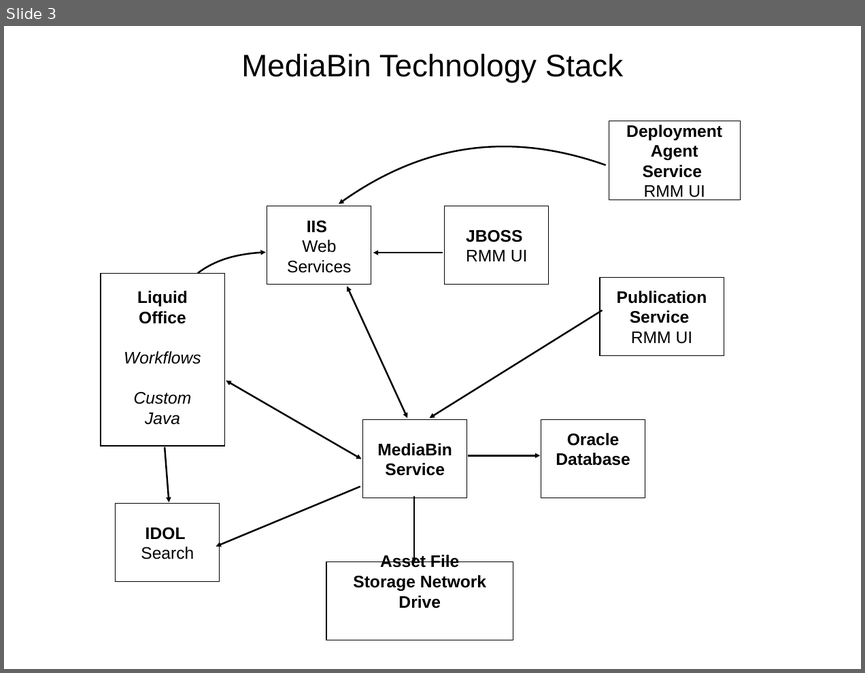
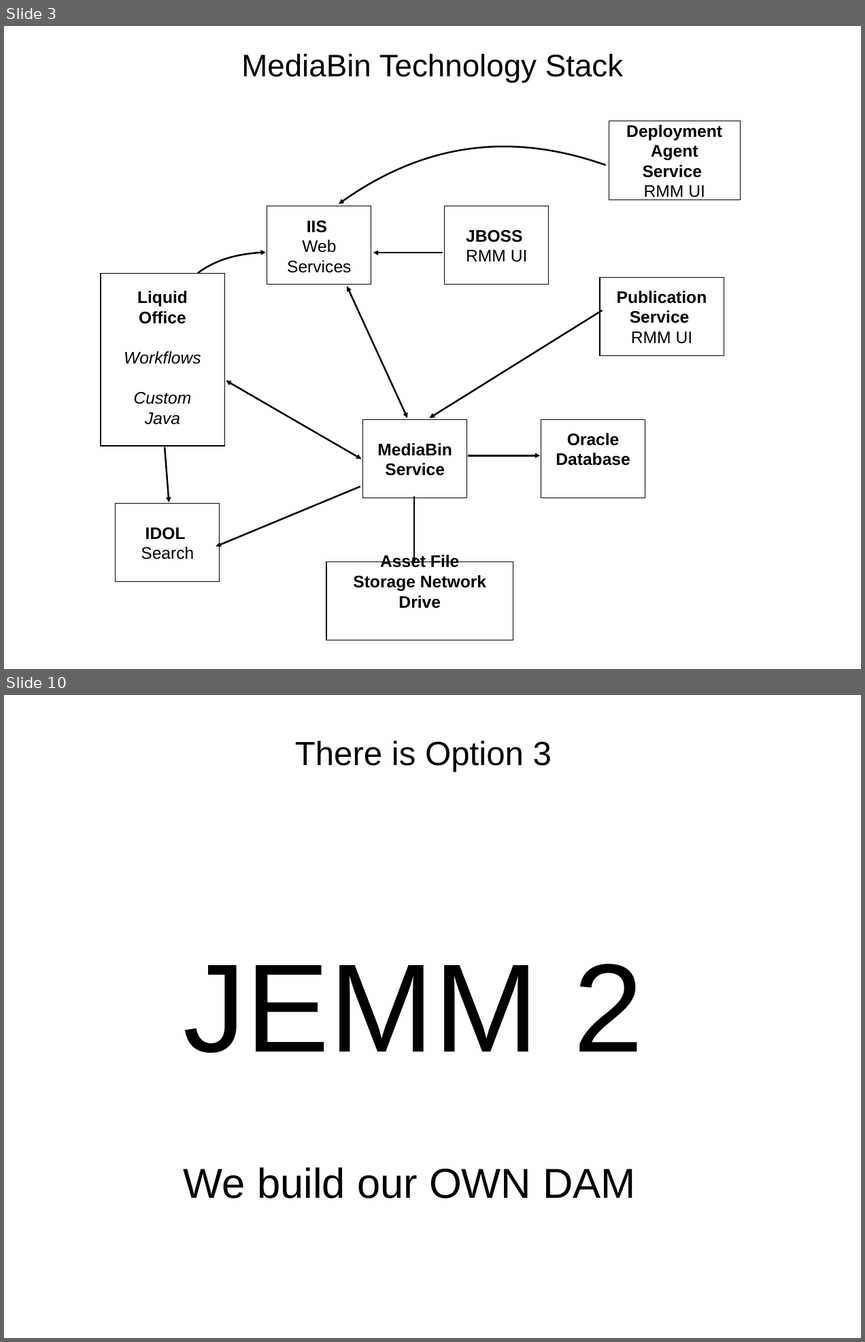
Before and after one commit to wshromoff/SOL, a slide deck: Files/Metadata_Groupings/Tables.pptx. Shown one above the other, each under a label of ours: slide 3 before the commit, slides 3 and 10 after it; the slides between them are not shown. The pictures are 865x673 and 865x1342 pixels, drawn with LibreOffice and Linux fonts; fonts in the diff are those of the drawing. Boxes give left, top, right and bottom in pixels: in the first picture for what was removed or moved away, otherwise in the second. Text is boxed around its words. In the diff, an @@ line names an element or a change of style, - is before the commit and + after.

```diff
--- a/Files/Metadata_Groupings/Tables.pptx
+++ b/Files/Metadata_Groupings/Tables.pptx
@@ slide 10 added at (4, 695, 861, 1338), background #FFFFFF @@
@@ title added at (295, 741, 551, 772), 40 pt, text #000000 @@
+There is Option 3
@@ text added at (184, 964, 643, 1053), 150 pt, text #000000 @@
+JEMM 2
@@ text added at (184, 1167, 636, 1198), 50 pt, text #000000 @@
+We build our OWN DAM
```
Also in this commit, not shown: 2 slides changed, 7 other slides added, 1 other file.
